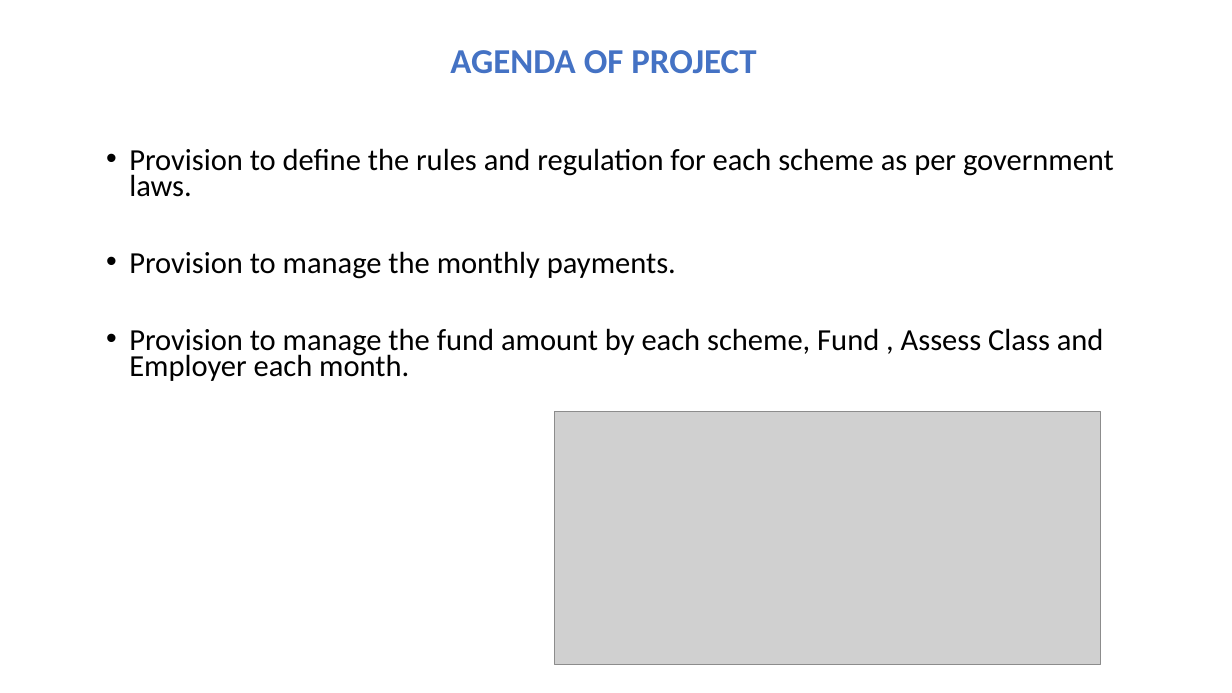
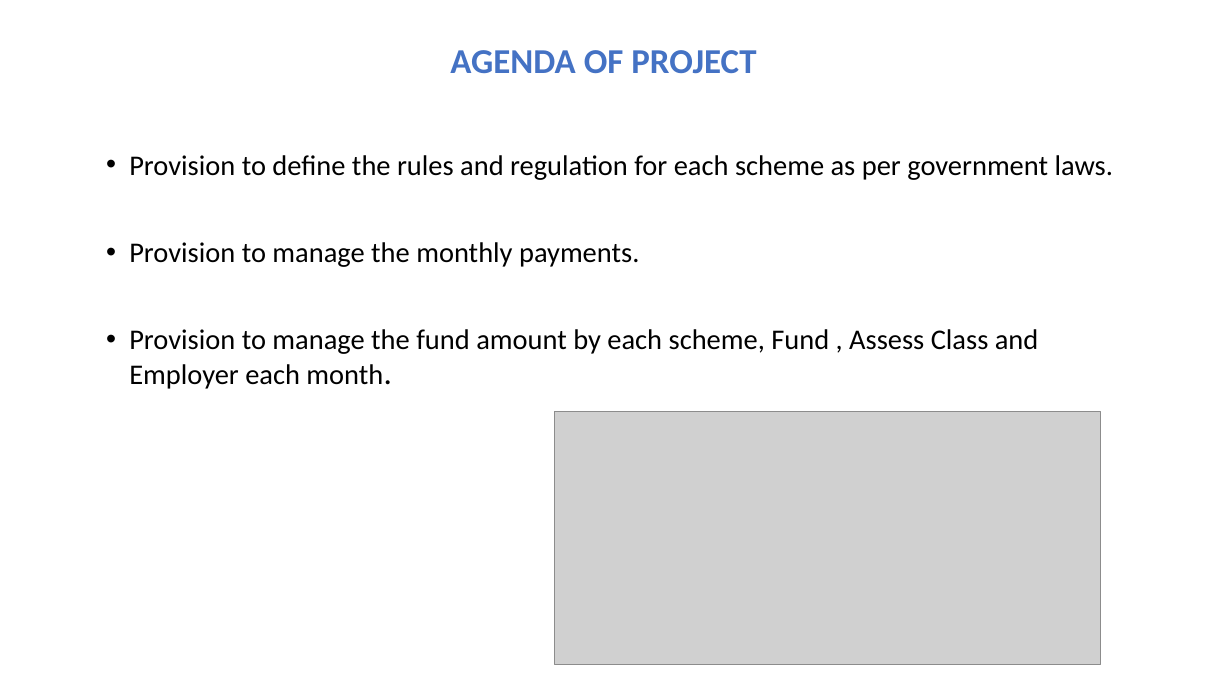
Before and after one commit to devarshi18/java_Microservices, a slide deck: slide 2 of Mini_project_presentation/MiniProject_Batch4_group106.pptx. Drawn at 1232x693 pixels with LibreOffice and Linux fonts; fonts in the diff are those of the drawing; grey boxes stand for pictures. Boxes give left, top, right and bottom in pixels: in the first picture for what was removed or moved away, otherwise in the second. Text is boxed around its words. In the diff, an @@ line names an element or a change of style, - is before the commit and + after.

Commit message:
Presentation Pension management system

```diff
--- a/Mini_project_presentation/MiniProject_Batch4_group106.pptx
+++ b/Mini_project_presentation/MiniProject_Batch4_group106.pptx
@@ text "Provision to define the rules ..." at [129, 155, 1113, 389]: size 23.8 to 22.2 pt; size 23.8 to 25.9 pt in "month."; line spacing 0.7 to 0.9 @@
```
Also in this commit, not shown: 4 other slides changed, 1 other file.
